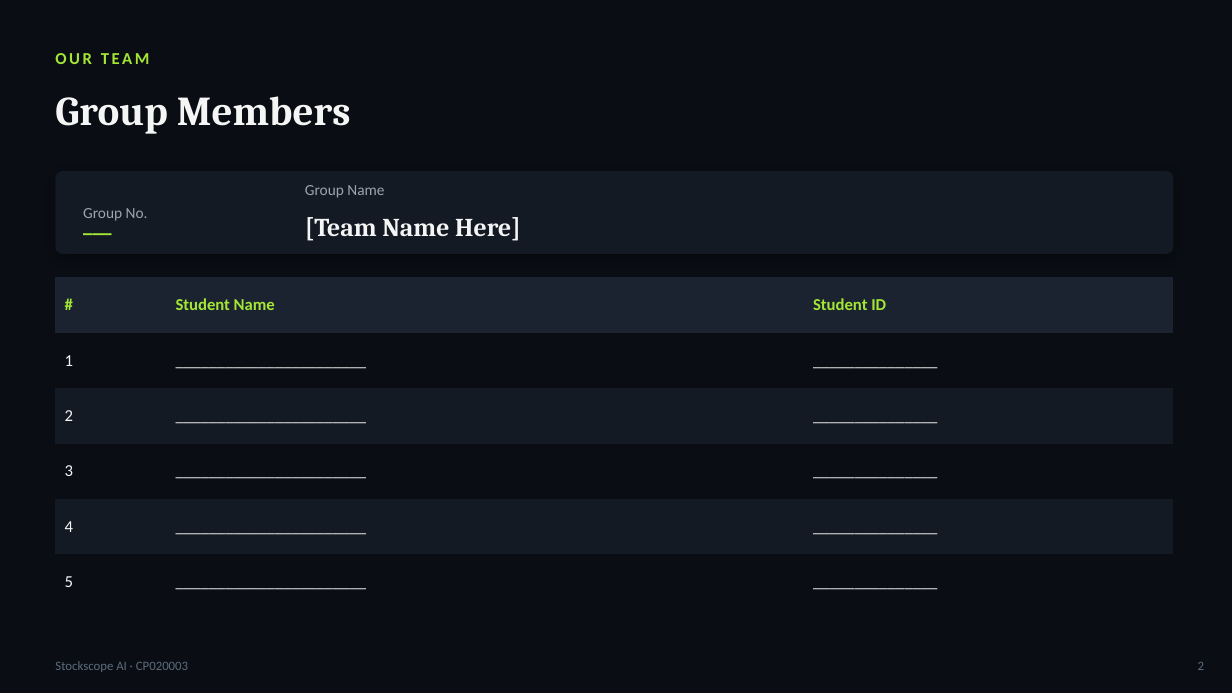
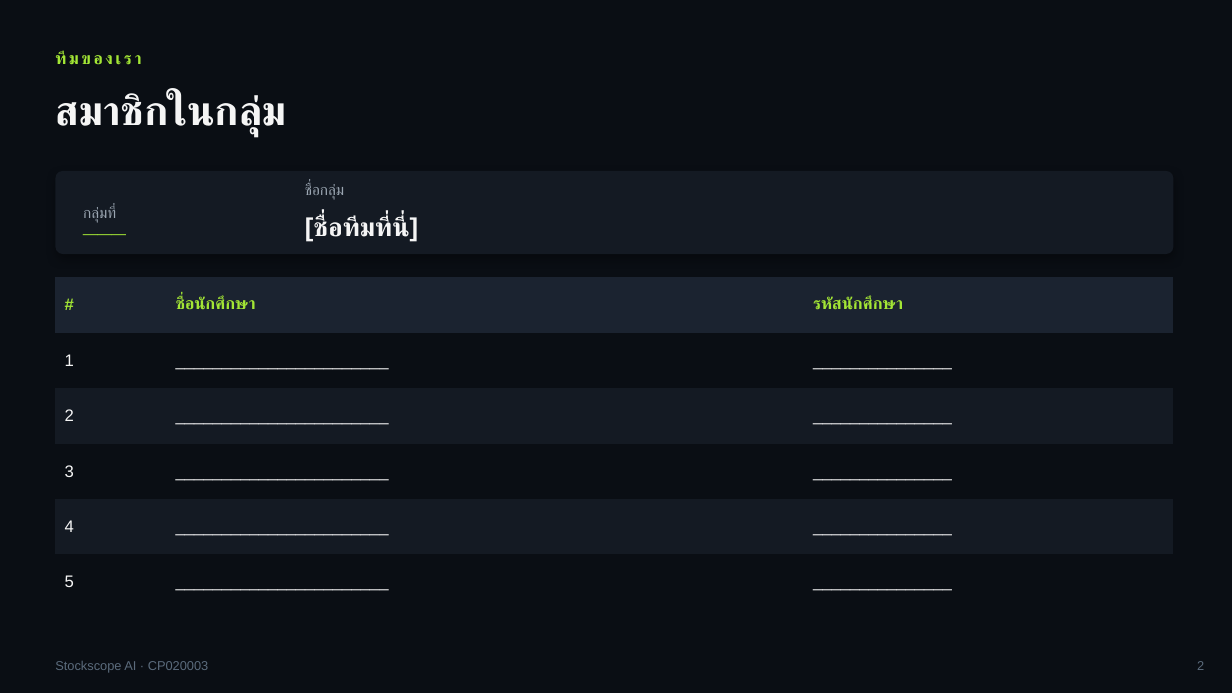
Before and after one commit to txphichatwanich19-rgb/stockscope, a slide deck: slide 2 of ml/stock_direction_presentation.pptx. Drawn at 1232x693 pixels with LibreOffice and Linux fonts; fonts in the diff are those of the drawing. Boxes give left, top, right and bottom in pixels: in the first picture for what was removed or moved away, otherwise in the second. Text is boxed around its words. In the diff, an @@ line names an element or a change of style, - is before the commit and + after.

```diff
--- a/ml/stock_direction_presentation.pptx
+++ b/ml/stock_direction_presentation.pptx
@@ text at [55, 51, 65, 64]: text changed; font Calibri to Arial @@
-OUR TEAM
+ทีมของเรา
@@ text at [55, 92, 286, 136]: text changed; font Cambria to Arial @@
-Group Members
+สมาชิกในกลุ่ม
@@ text "___" at [83, 199, 268, 245]: font Cambria to Arial @@
@@ text at [83, 206, 116, 223]: text changed; font Calibri to Arial @@
-Group No.
+กลุ่มที่
@@ text at [305, 183, 344, 200]: text changed; font Calibri to Arial @@
-Group Name
+ชื่อกลุ่ม
@@ text at [305, 215, 406, 242]: text changed; font Cambria to Arial @@
-[Team Name Here]
+[ชื่อทีมที่นี่]
@@ table at [55, 277, 1174, 610] @@
-row 1, column 2: Student Name
+row 1, column 2: ชื่อนักศึกษา
-row 1, column 3: Student ID
+row 1, column 3: รหัสนักศึกษา
@@ font Calibri to Arial in "#", "1", "_______________________", "_______________" and 12 more places @@
@@ text "Stockscope AI · CP020003" at [55, 661, 209, 673]: font Calibri to Arial @@
```
Also in this commit, not shown: 9 other slides changed, 5 slides added, 5 slides removed, 1 other file.
